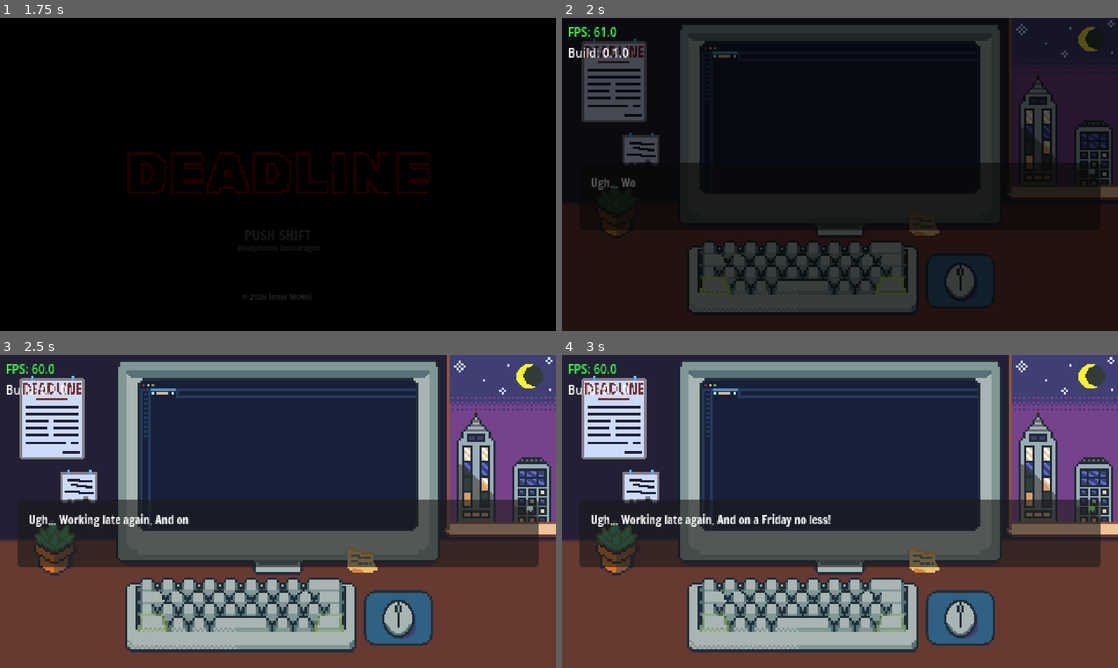
Above: before the commit, frames 1-4 (two rows, left to right).
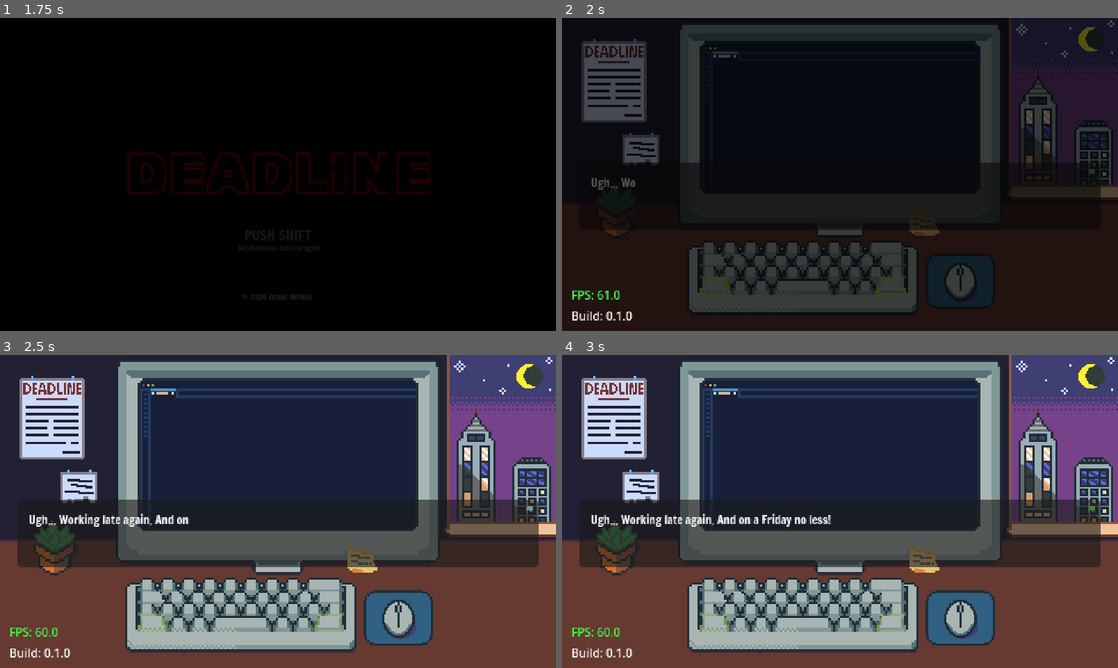
Above: after the commit, the same moments.

Repository: mcneiljv/game-off-2026
Game: Godot game, scene res://src/core/main_game/title_screen.tscn
Two runs of this game, one before a commit and one after it. Both use one fixed random seed, a clock stepped at 60 frames per second and the inputs below. Sound files missing from this copy of the repository are replaced by a short silence.
Inputs:
- Up to frame 1 (1.75 s): hold Shift (left_shift) from 1.28 s (still down)
- Up to frame 2 (2 s): keep holding Shift (left_shift)
- Up to frame 3 (2.5 s): release Shift (left_shift) at 2.03 s
- Up to frame 4 (3 s): no input

Frame 1 is identical in both runs. In frame 2, 0.6% of the frame differs, in the area x 1-13%, y 2-97%; in frame 3, 0.6%; in frame 4, 0.6%.

Commit message:
Reposition debug layer

Diff:
--- a/src/core/main_game/main.tscn
+++ b/src/core/main_game/main.tscn
@@ -148,10 +148,14 @@
 
 [node name="DebugRoot" parent="DebugLayer" unique_id=361554405 instance=ExtResource("1_l4v7s")]
 unique_name_in_owner = true
-offset_left = 5.0
-offset_top = 5.0
-offset_right = 5.0
-offset_bottom = 5.0
+anchors_preset = 2
+anchor_top = 1.0
+anchor_bottom = 1.0
+offset_left = 8.0
+offset_top = -38.0
+offset_right = 8.0
+offset_bottom = -38.0
+grow_vertical = 0
 
 [node name="Ambience" type="AudioStreamPlayer" parent="." unique_id=1174880499]
 stream = ExtResource("4_drj1i")
